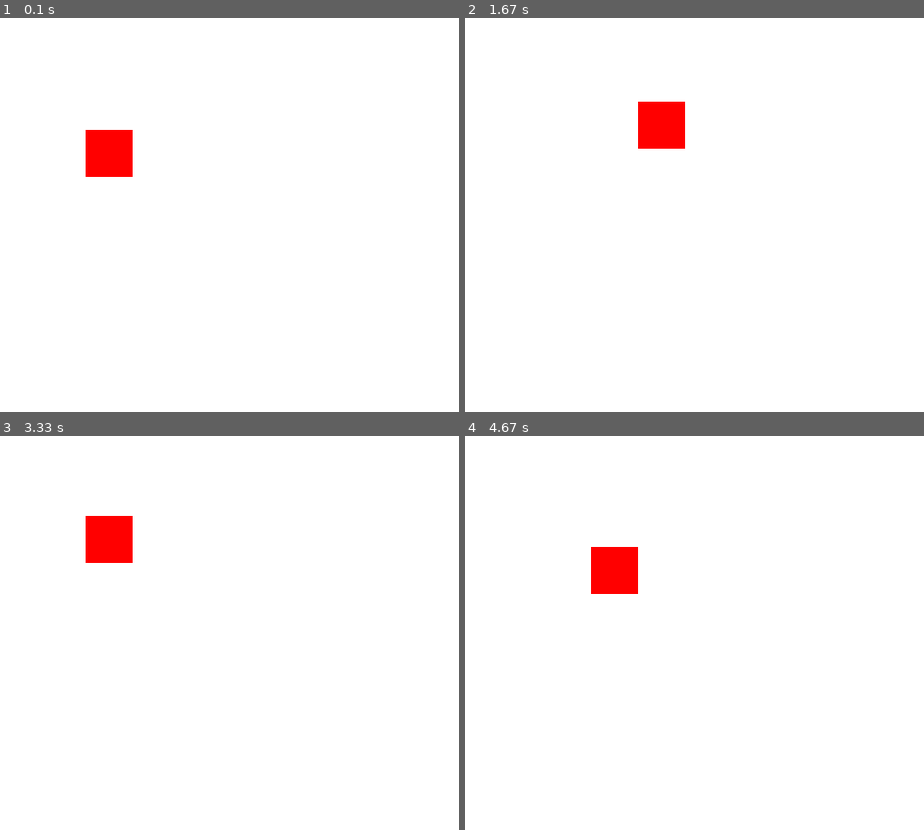
Above: before the commit, frames 1-4 (two rows, left to right).
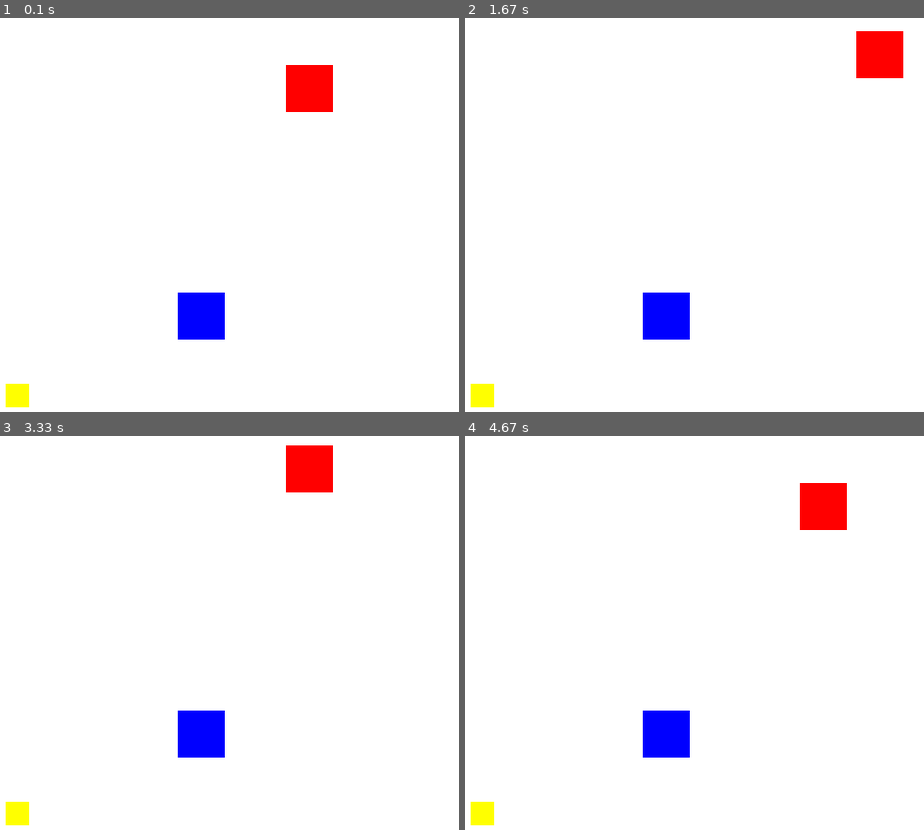
Above: after the commit, the same moments.

Repository: insert-molding/pygame_practice
Game: pygame game, started from project/game.py
Two runs of this game, one before a commit and one after it. Both use one fixed random seed, a clock stepped at 60 frames per second and the inputs below.
Inputs:
- Up to frame 1 (0.1 s): no input
- Up to frame 2 (1.67 s): hold Right 0.33-0.8 s; hold Up 0.83-1.13 s; hold Right 1.17-1.63 s
- Up to frame 3 (3.33 s): hold Left 1.67-2.2 s; hold Down 2.23-2.53 s; hold Left 2.57-2.97 s; hold Up from 3 s (still down)
- Up to frame 4 (4.67 s): release Up at 3.37 s; hold Right 3.4-4.03 s; hold Down 4.07-4.43 s; hold Left from 4.47 s (still down)

The runs differ from the first frame. In frame 1, 4.0% of the frame differs, in the area x 1-73%, y 11-99%; in frame 2, 4.0%; in frame 3, 4.0%; in frame 4, 4.0%.

Commit message:
feat: 이동개체 코드 개선 및  장애물과 아이템 출력(기능 미구현)

Diff:
--- a/project/game.py
+++ b/project/game.py
@@ -1,41 +1,73 @@
 import pygame
+import random
 
 pygame.init()
 
+# 해상도 설정
+
 screen = pygame.display.set_mode((800, 600))
 pygame.display.set_caption("pygame test")
+
+# 색상 설정
 
 WHITE = (255, 255, 255)
 BLACK = (0, 0, 0)
 RED = (255, 0, 0)
 BLUE = (0, 0, 255)
+YELLOW = (255, 255, 0)
 
-x_pos = screen.get_size()[0]//2
-y_pos = screen.get_size()[1]//2
+# 움직이는 개체
 
-speed = 100
+red_width = red_height = 50
+red_x, red_y = random.randint(0, 800-red_width), random.randint(0, 600-red_height)
+red_box = pygame.Rect(red_x, red_y, red_width, red_height)
+
+# 장애물
+
+obs_width = obs_height = 50
+obs_x, obs_y = random.randint(0, 800-obs_width), random.randint(0, 600-obs_height)
+obstacle = pygame.Rect(obs_x, obs_y, obs_width, obs_height)
+
+# 아이템
+
+item_width = item_height = 25
+item_x, item_y = random.randint(0, 800-item_width), random.randint(0, 600-item_height)
+item = pygame.Rect(item_x, item_y, item_width, item_height)
+
+# fps를 제어할 객체 생성
 
 clock = pygame.time.Clock()
 fps = 60
+speed = 100
+
+# 게임 실행 반복문
 
 running = True
 while running:
+    # fps에 따라 속도 조절
     dt_time = speed * (clock.tick(fps) / 1000)
 
+    # 게임 종료
     for event in pygame.event.get():
         if event.type == pygame.QUIT:
             running = False
+    # 키보드 조작
     keys = pygame.key.get_pressed()
     if keys[pygame.K_UP]:
-        y_pos -= dt_time
+        red_box.y -= dt_time
     if keys[pygame.K_DOWN]:
-        y_pos += dt_time
+        red_box.y += dt_time
     if keys[pygame.K_LEFT]:
-        x_pos -= dt_time
+        red_box.x -= dt_time
     if keys[pygame.K_RIGHT]:
-        x_pos += dt_time
+        red_box.x += dt_time
+
+# 화면 업데이트
     screen.fill(WHITE)
-    pygame.draw.rect(screen, RED, (x_pos, y_pos, 50, 50))
+
+    pygame.draw.rect(screen, RED, red_box)
+    pygame.draw.rect(screen, BLUE, obstacle)
+    pygame.draw.rect(screen, YELLOW, item)
 
     pygame.display.flip()
 
